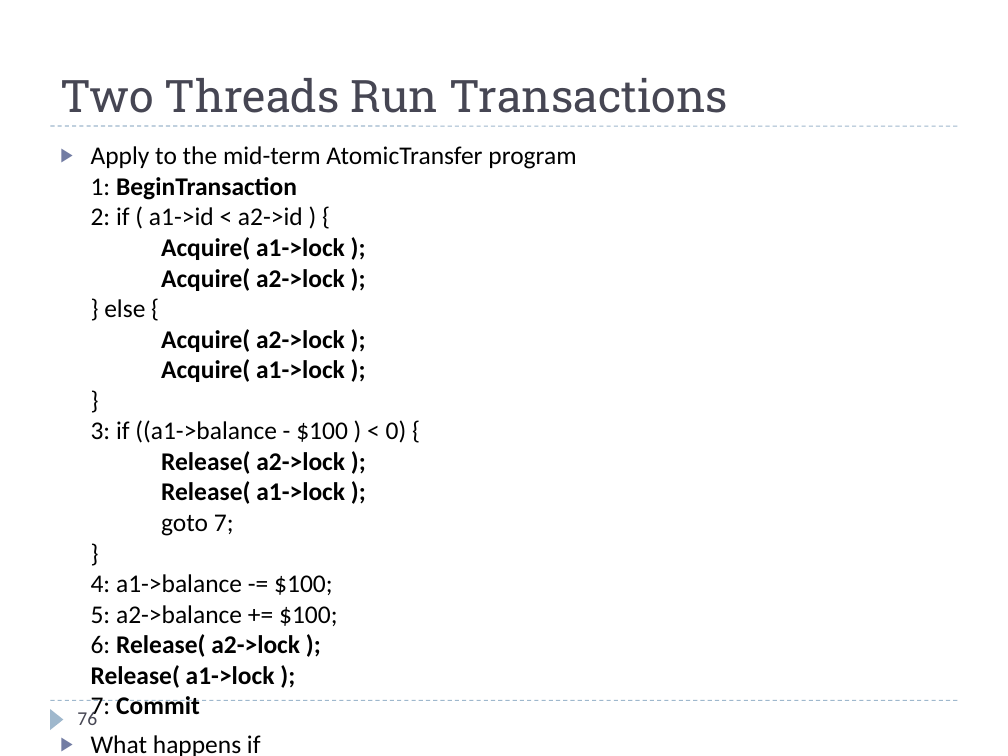
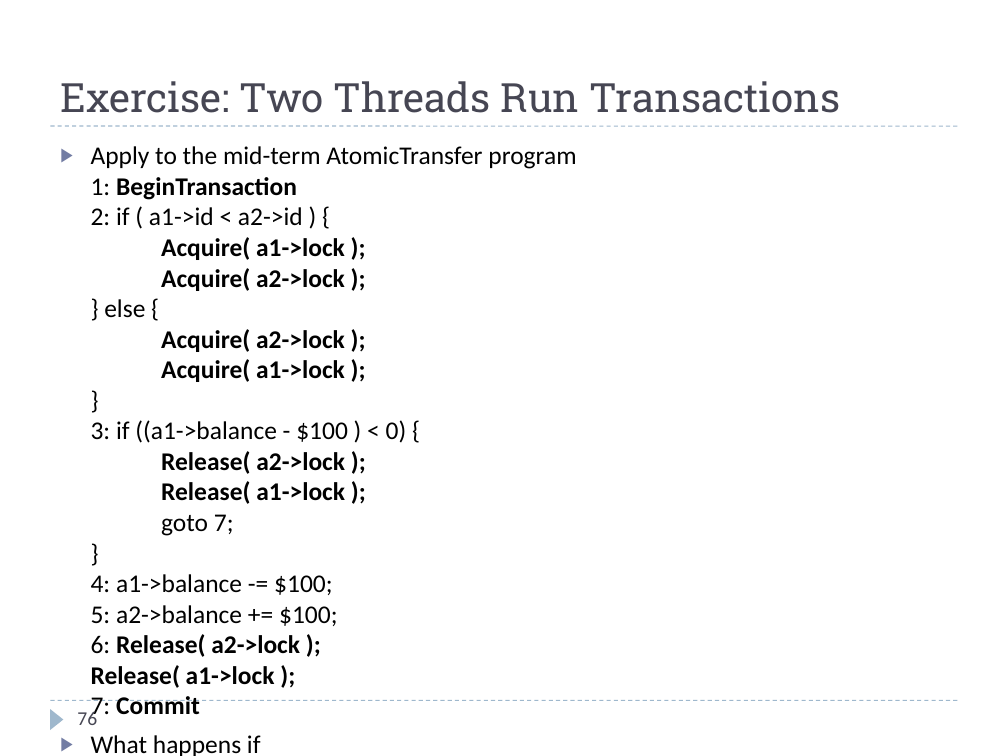
Before and after one commit to uit-inf-2201-s19/uit-inf-2201-s19.github.io, a slide deck: slide 76 of lectures/18 - File Systems.pptx. Drawn at 1008x756 pixels with LibreOffice and Linux fonts; fonts in the diff are those of the drawing. Boxes give left, top, right and bottom in pixels: in the first picture for what was removed or moved away, otherwise in the second. Text is boxed around its words. In the diff, an @@ line names an element or a change of style, - is before the commit and + after.

```diff
--- a/lectures/18 - File Systems.pptx
+++ b/lectures/18 - File Systems.pptx
@@ title at (60, 81, 840, 113): text changed; size 32 to 28.8 pt @@
-Two Threads Run Transactions
+Exercise: Two Threads Run Transactions
```
Also in this commit, not shown: 2 other slides changed, 4 other files.
